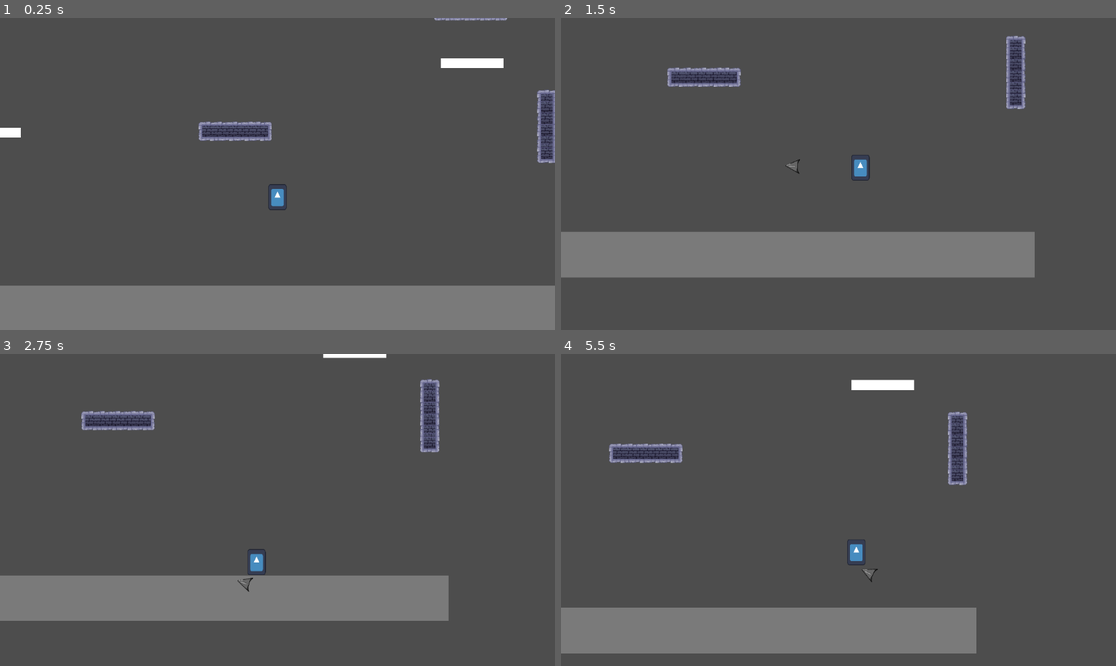
Above: before the commit, frames 1-4 (two rows, left to right).
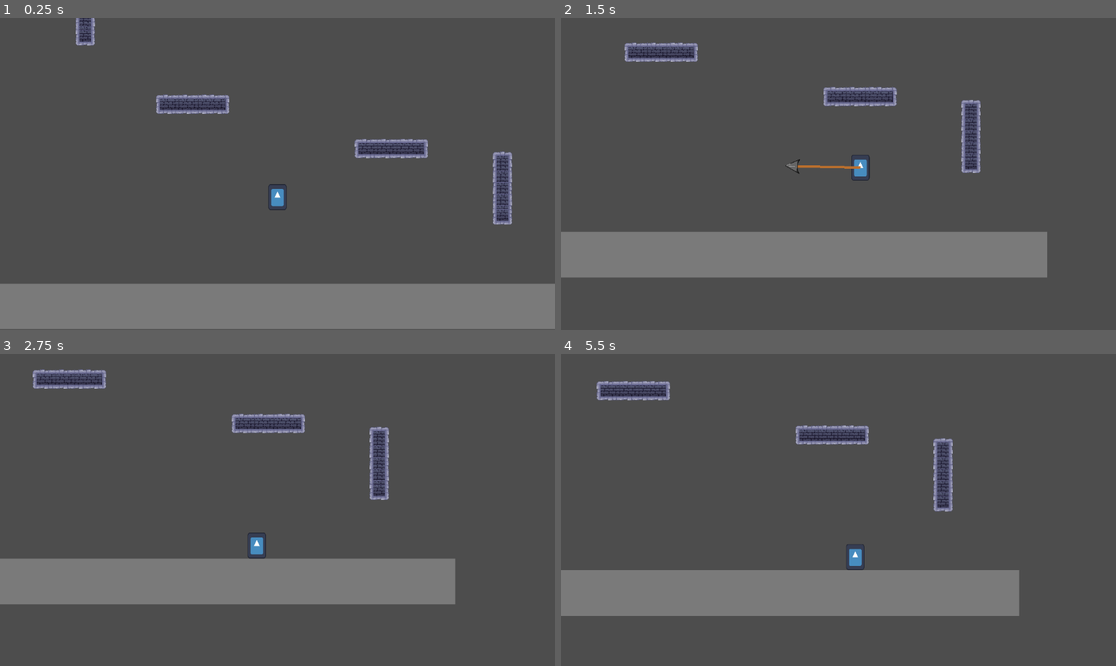
Above: after the commit, the same moments.

Repository: SuatMartin/Plunger-Grappler
Game: Godot game, scene res://Levels/test_level.tscn
Two runs of this game, one before a commit and one after it. Both use one fixed random seed, a clock stepped at 60 frames per second and the inputs below. Before the commit the project starts from res://Levels/level2.tscn. The engine's default icon, where the game draws it, is replaced by a stand-in: a white triangle on a blue panel in a dark square.
Inputs (mouse positions are in pixels of both pictures, inside the frame that each line leads up to):
- Up to frame 1 (0.25 s): no input
- Up to frame 2 (1.5 s): move the mouse to (960, 158) at 0.52 s; hold Right mouse button (release) 0.53-1.28 s; hold D (right) from 0.53 s (still down); tap Space (jump) at 0.77 s; move the mouse to (727, 189) at 1.27 s; click (727, 189) at 1.35 s
- Up to frame 3 (2.75 s): tap Space (jump) at 1.52 s; move the mouse to (333, 441) at 2.02 s; release D (right) at 2.03 s; hold A (left) from 2.03 s (still down); hold Right mouse button (release) from 2.03 s (still down)
- Up to frame 4 (5.5 s): move the mouse to (810, 572) at 2.77 s; release A (left) at 2.78 s; release Right mouse button (release) at 2.78 s; hold D (right) 2.78-4.28 s; click (810, 572) at 2.85 s; tap Space (jump) at 3.02, 3.77, 4.52 s; move the mouse to (1005, 556) at 3.52 s; hold Right mouse button (release) 3.53-4.28 s; move the mouse to (672, 463) at 4.27 s; hold A (left) 4.28-5.03 s; click (672, 463) at 4.35 s; move the mouse to (866, 510) at 5.02 s; hold D (right) from 5.03 s (still down); hold Right mouse button (release) from 5.03 s (still down)

The runs differ from the first frame. In frame 1, 4.4% of the frame differs, in the area x 0-100%, y 0-100%; in frame 2, 3.3%; in frame 3, 12%; in frame 4, 22%, in the area x 0-83%, y 8-96%.
Error before the commit: Invalid assignment of property or key 'visible' with value of type 'bool' on a base object of type 'null instance'. (res://Objects/Plunger/plunger.gd:32)

Commit message:
lvl3 and 4 updated

Diff:
--- /dev/null
+++ b/Levels/Pause.tscn
@@ -0,0 +1,44 @@
+[gd_scene load_steps=3 format=3 uid="uid://c7xq3uvwnhub6"]
+
+[ext_resource type="Texture2D" uid="uid://cha0axgg5262a" path="res://icon.svg" id="1_kbirc"]
+
+[sub_resource type="LabelSettings" id="LabelSettings_smgpi"]
+font_size = 100
+font_color = Color(0, 0.513726, 0.207843, 1)
+
+[node name="Control" type="Control"]
+layout_mode = 3
+anchors_preset = 15
+anchor_right = 1.0
+anchor_bottom = 1.0
+grow_horizontal = 2
+grow_vertical = 2
+
+[node name="ColorRect" type="ColorRect" parent="."]
+offset_right = 1153.0
+offset_bottom = 647.0
+color = Color(0.239216, 0.235294, 0.368627, 1)
+
+[node name="Label" type="Label" parent="."]
+offset_left = 216.0
+offset_top = 65.0
+offset_right = 999.0
+offset_bottom = 202.0
+text = "Paused"
+label_settings = SubResource("LabelSettings_smgpi")
+horizontal_alignment = 1
+
+[node name="TextureRect" type="TextureRect" parent="."]
+offset_left = 51.0
+offset_top = 83.0
+offset_right = 179.0
+offset_bottom = 211.0
+texture = ExtResource("1_kbirc")
+
+[node name="Button" type="Button" parent="."]
+offset_left = 418.0
+offset_top = 252.0
+offset_right = 796.0
+offset_bottom = 356.0
+theme_override_font_sizes/font_size = 70
+text = "Resume"
--- a/Levels/level3.tscn
+++ b/Levels/level3.tscn
@@ -1912,7 +1912,7 @@
 can_double_jump = false
 
 [node name="Platform" type="StaticBody2D" parent="."]
-position = Vector2(935, 747)
+position = Vector2(-248, -579)
 
 [node name="CollisionShape2D" type="CollisionShape2D" parent="Platform"]
 position = Vector2(9.5, 42)
@@ -1926,7 +1926,7 @@
 layer_0/tile_data = PackedInt32Array(-8, 0, 1, 65528, 0, 2, 131064, 0, 3, -7, 65536, 1, 65529, 65536, 2, 131065, 65536, …(1536 unchanged characters)…
 
 [node name="Wall" type="StaticBody2D" parent="."]
-position = Vector2(1247, 608)
+position = Vector2(145, -2265)
 
 [node name="CollisionShape2D" type="CollisionShape2D" parent="Wall"]
 position = Vector2(51, -6)
@@ -1941,7 +1941,7 @@
 layer_0/tile_data = PackedInt32Array(-458753, 1, 1, -393217, 1, 2, -524288, 65537, 1, -458752, 65537, 2, -327681, 1, 2, …(1643 unchanged characters)…
 
 [node name="Platform2" type="StaticBody2D" parent="."]
-position = Vector2(610, 750)
+position = Vector2(-236, 462)
 
 [node name="CollisionShape2D" type="CollisionShape2D" parent="Platform2"]
 position = Vector2(6, 42)
@@ -1955,7 +1955,7 @@
 layer_0/tile_data = PackedInt32Array(-8, 0, 1, 65528, 0, 2, 131064, 0, 3, -7, 65536, 1, 65529, 65536, 2, 131065, 65536, …(1536 unchanged characters)…
 
 [node name="Wall2" type="StaticBody2D" parent="."]
-position = Vector2(676, 511)
+position = Vector2(-884, -2278)
 
 [node name="CollisionShape2D" type="CollisionShape2D" parent="Wall2"]
 position = Vector2(51, -6)
@@ -1976,7 +1976,7 @@
 layer_0/tile_data = PackedInt32Array(-458753, 1, 1, -393217, 1, 2, -524288, 65537, 1, -458752, 65537, 2, -327681, 1, 2, …(1643 unchanged characters)…
 
 [node name="Platform3" type="StaticBody2D" parent="."]
-position = Vector2(431, 573)
+position = Vector2(563, -585)
 
 [node name="CollisionShape2D" type="CollisionShape2D" parent="Platform3"]
 position = Vector2(6, 42)
@@ -1995,7 +1995,7 @@
 layer_0/tile_data = PackedInt32Array(-8, 0, 1, 65528, 0, 2, 131064, 0, 3, -7, 65536, 1, 65529, 65536, 2, 131065, 65536, …(1536 unchanged characters)…
 
 [node name="Wall3" type="StaticBody2D" parent="."]
-position = Vector2(-34, 479)
+position = Vector2(-774, 84)
 
 [node name="CollisionShape2D" type="CollisionShape2D" parent="Wall3"]
 position = Vector2(51, -6)
@@ -2030,7 +2030,7 @@
 layer_0/tile_data = PackedInt32Array(-458753, 1, 1, -393217, 1, 2, -524288, 65537, 1, -458752, 65537, 2, -327681, 1, 2, …(1643 unchanged characters)…
 
 [node name="Platform4" type="StaticBody2D" parent="."]
-position = Vector2(419, 311)
+position = Vector2(1096, -391)
 
 [node name="CollisionShape2D" type="CollisionShape2D" parent="Platform4"]
 position = Vector2(6, 42)
@@ -2042,7 +2042,7 @@
 mesh = SubResource("QuadMesh_5rakl")
 
 [node name="canmovehere" type="StaticBody2D" parent="Platform4"]
-position = Vector2(5, 123)
+position = Vector2(-16, -515)
 
 [node name="CollisionShape2D" type="CollisionShape2D" parent="Platform4/canmovehere"]
 position = Vector2(6, 42)
@@ -2061,7 +2061,7 @@
 layer_0/tile_data = PackedInt32Array(-8, 0, 1, 65528, 0, 2, 131064, 0, 3, -7, 65536, 1, 65529, 65536, 2, 131065, 65536, …(1536 unchanged characters)…
 
 [node name="Platform7" type="StaticBody2D" parent="."]
-position = Vector2(733, 290)
+position = Vector2(-1606, -2778)
 
 [node name="CollisionShape2D" type="CollisionShape2D" parent="Platform7"]
 position = Vector2(6, 42)
@@ -2080,7 +2080,7 @@
 layer_0/tile_data = PackedInt32Array(-8, 0, 1, 65528, 0, 2, 131064, 0, 3, -7, 65536, 1, 65529, 65536, 2, 131065, 65536, …(1536 unchanged characters)…
 
 [node name="Platform8" type="StaticBody2D" parent="."]
-position = Vector2(1037, 523)
+position = Vector2(1796, -943)
 
 [node name="CollisionShape2D" type="CollisionShape2D" parent="Platform8"]
 position = Vector2(6, 42)
@@ -2092,7 +2092,7 @@
 mesh = SubResource("QuadMesh_5rakl")
 
 [node name="canmovehere" type="StaticBody2D" parent="Platform8"]
-position = Vector2(-7, -138)
+position = Vector2(-2, -526)
 
 [node name="CollisionShape2D" type="CollisionShape2D" parent="Platform8/canmovehere"]
 position = Vector2(6, 42)
@@ -2111,7 +2111,7 @@
 layer_0/tile_data = PackedInt32Array(-8, 0, 1, 65528, 0, 2, 131064, 0, 3, -7, 65536, 1, 65529, 65536, 2, 131065, 65536, …(1536 unchanged characters)…
 
 [node name="Wall4" type="StaticBody2D" parent="."]
-position = Vector2(1242, 252)
+position = Vector2(1128, -2263)
 
 [node name="CollisionShape2D" type="CollisionShape2D" parent="Wall4"]
 position = Vector2(51, -6)
@@ -2132,7 +2132,7 @@
 layer_0/tile_data = PackedInt32Array(-458753, 1, 1, -393217, 1, 2, -524288, 65537, 1, -458752, 65537, 2, -327681, 1, 2, …(1643 unchanged characters)…
 
 [node name="Wall5" type="StaticBody2D" parent="."]
-position = Vector2(1031, 161)
+position = Vector2(-1078, -3405)
 
 [node name="CollisionShape2D" type="CollisionShape2D" parent="Wall5"]
 position = Vector2(51, -6)
@@ -2153,7 +2153,7 @@
 layer_0/tile_data = PackedInt32Array(-458753, 1, 1, -393217, 1, 2, -524288, 65537, 1, -458752, 65537, 2, -327681, 1, 2, …(1643 unchanged characters)…
 
 [node name="Wall6" type="StaticBody2D" parent="."]
-position = Vector2(1243, -36)
+position = Vector2(1129, -1967)
 
 [node name="CollisionShape2D" type="CollisionShape2D" parent="Wall6"]
 position = Vector2(51, -6)
@@ -2174,7 +2174,7 @@
 layer_0/tile_data = PackedInt32Array(-458753, 1, 1, -393217, 1, 2, -524288, 65537, 1, -458752, 65537, 2, -327681, 1, 2, …(1643 unchanged characters)…
 
 [node name="Enemy" type="StaticBody2D" parent="."]
-position = Vector2(923, 689)
+position = Vector2(-265, -642)
 
 [node name="CollisionShape2D" type="CollisionShape2D" parent="Enemy"]
 position = Vector2(7, 45)
@@ -2186,7 +2186,7 @@
 mesh = SubResource("QuadMesh_xkj0h")
 
 [node name="Enemy2" type="StaticBody2D" parent="."]
-position = Vector2(414, 251)
+position = Vector2(1088, -465)
 
 [node name="CollisionShape2D" type="CollisionShape2D" parent="Enemy2"]
 position = Vector2(7, 45)
--- a/Levels/level4.tscn
+++ b/Levels/level4.tscn
@@ -1703,7 +1703,7 @@
 can_double_jump = false
 
 [node name="Wall" type="StaticBody2D" parent="."]
-position = Vector2(601, 782)
+position = Vector2(303, 227)
 
 [node name="CollisionShape2D" type="CollisionShape2D" parent="Wall"]
 position = Vector2(51, -6)
@@ -1723,7 +1723,7 @@
 layer_0/tile_data = PackedInt32Array(-458753, 0, 0, -393217, 0, 1, -327681, 0, 2, -262145, 0, 3, -524288, 65536, 0, -45 …(1548 unchanged characters)…
 
 [node name="Platform" type="StaticBody2D" parent="."]
-position = Vector2(-426, 410)
+position = Vector2(169, -3711)
 
 [node name="CollisionShape2D" type="CollisionShape2D" parent="Platform"]
 position = Vector2(52.5, 23)
@@ -1735,7 +1735,7 @@
 mesh = SubResource("QuadMesh_veexf")
 
 [node name="canmovehere" type="StaticBody2D" parent="Platform"]
-position = Vector2(5, 122)
+position = Vector2(-1, 395)
 
 [node name="CollisionShape2D" type="CollisionShape2D" parent="Platform/canmovehere"]
 position = Vector2(52.5, 23)
@@ -1753,7 +1753,7 @@
 layer_0/tile_data = PackedInt32Array(-65530, 0, 0, 6, 0, 1, 65542, 0, 2, 131078, 0, 3, -65529, 65536, 0, 7, 65536, 1, 6 …(1570 unchanged characters)…
 
 [node name="Enemy" type="StaticBody2D" parent="."]
-position = Vector2(659, 579)
+position = Vector2(901, -803)
 
 [node name="CollisionShape2D" type="CollisionShape2D" parent="Enemy"]
 position = Vector2(-3.5, 42)
@@ -1764,20 +1764,8 @@
 scale = Vector2(-78.2983, 41.4331)
 mesh = SubResource("QuadMesh_4l4cj")
 
-[node name="Enemy" type="StaticBody2D" parent="Enemy"]
-position = Vector2(-717, -487)
-
-[node name="CollisionShape2D" type="CollisionShape2D" parent="Enemy/Enemy"]
-position = Vector2(-3.5, 42)
-shape = SubResource("RectangleShape2D_ojdhe")
-
-[node name="PlatformMesh" type="MeshInstance2D" parent="Enemy/Enemy"]
-position = Vector2(-4.2975, 41)
-scale = Vector2(-78.2983, 41.4331)
-mesh = SubResource("QuadMesh_4l4cj")
-
 [node name="Wall2" type="StaticBody2D" parent="."]
-position = Vector2(426, 786)
+position = Vector2(-227, 394)
 
 [node name="CollisionShape2D" type="CollisionShape2D" parent="Wall2"]
 position = Vector2(51, -6)
@@ -1797,7 +1785,7 @@
 layer_0/tile_data = PackedInt32Array(-458753, 0, 0, -393217, 0, 1, -327681, 0, 2, -262145, 0, 1, -524288, 65536, 0, -45 …(1548 unchanged characters)…
 
 [node name="Wall3" type="StaticBody2D" parent="."]
-position = Vector2(696, 783)
+position = Vector2(847, 28)
 
 [node name="CollisionShape2D" type="CollisionShape2D" parent="Wall3"]
 position = Vector2(51, -6)
@@ -1817,7 +1805,7 @@
 layer_0/tile_data = PackedInt32Array(-458753, 0, 0, -393217, 0, 1, -327681, 0, 2, -262145, 0, 1, -524288, 65536, 0, -45 …(1548 unchanged characters)…
 
 [node name="Wall4" type="StaticBody2D" parent="."]
-position = Vector2(872, 786)
+position = Vector2(1227, -184)
 
 [node name="CollisionShape2D" type="CollisionShape2D" parent="Wall4"]
 position = Vector2(51, -6)
@@ -1837,7 +1825,7 @@
 layer_0/tile_data = PackedInt32Array(-458753, 0, 0, -393217, 0, 1, -327681, 0, 2, -262145, 0, 1, -524288, 65536, 0, -45 …(1548 unchanged characters)…
 
 [node name="Enemy2" type="StaticBody2D" parent="."]
-position = Vector2(929, 584)
+position = Vector2(1288, -394)
 
 [node name="CollisionShape2D" type="CollisionShape2D" parent="Enemy2"]
 position = Vector2(-3.5, 42)
@@ -1849,7 +1837,7 @@
 mesh = SubResource("QuadMesh_4l4cj")
 
 [node name="Wall5" type="StaticBody2D" parent="."]
-position = Vector2(1043, 476)
+position = Vector2(-26, -2060)
 
 [node name="CollisionShape2D" type="CollisionShape2D" parent="Wall5"]
 position = Vector2(51, -6)
@@ -1869,7 +1857,7 @@
 layer_0/tile_data = PackedInt32Array(-458753, 0, 0, -393217, 0, 1, -327681, 0, 2, -262145, 0, 1, -524288, 65536, 0, -45 …(1548 unchanged characters)…
 
 [node name="Platform2" type="StaticBody2D" parent="."]
-position = Vector2(876, 318)
+position = Vector2(1149, -3371)
 
 [node name="CollisionShape2D" type="CollisionShape2D" parent="Platform2"]
 position = Vector2(6, 42)
@@ -1887,7 +1875,7 @@
 layer_0/tile_data = PackedInt32Array(-65530, 0, 0, 6, 0, 1, 65542, 0, 2, 131078, 0, 3, -65529, 65536, 0, 7, 65536, 1, 6 …(1570 unchanged characters)…
 
 [node name="Platform3" type="StaticBody2D" parent="."]
-position = Vector2(588, 397)
+position = Vector2(215, -1026)
 
 [node name="CollisionShape2D" type="CollisionShape2D" parent="Platform3"]
 position = Vector2(6, 42)
@@ -1905,7 +1893,7 @@
 layer_0/tile_data = PackedInt32Array(-65530, 0, 0, 6, 0, 1, 65542, 0, 2, 131078, 0, 3, -65529, 65536, 0, 7, 65536, 1, 6 …(1570 unchanged characters)…
 
 [node name="Wall6" type="StaticBody2D" parent="."]
-position = Vector2(-26, 353)
+position = Vector2(839, -603)
 
 [node name="CollisionShape2D" type="CollisionShape2D" parent="Wall6"]
 position = Vector2(51, -6)
@@ -1925,7 +1913,7 @@
 layer_0/tile_data = PackedInt32Array(-458753, 0, 0, -393217, 0, 1, -327681, 0, 2, -262145, 0, 1, -524288, 65536, 0, -45 …(1548 unchanged characters)…
 
 [node name="Platform4" type="StaticBody2D" parent="."]
-position = Vector2(-90, 152)
+position = Vector2(-822, -2584)
 
 [node name="CollisionShape2D" type="CollisionShape2D" parent="Platform4"]
 position = Vector2(6, 42)
@@ -1943,7 +1931,7 @@
 layer_0/tile_data = PackedInt32Array(-65530, 0, 0, 6, 0, 1, 65542, 0, 2, 131078, 0, 3, -65529, 65536, 0, 7, 65536, 1, 6 …(1570 unchanged characters)…
 
 [node name="Wall7" type="StaticBody2D" parent="."]
-position = Vector2(102, 294)
+position = Vector2(-166, -3154)
 
 [node name="CollisionShape2D" type="CollisionShape2D" parent="Wall7"]
 position = Vector2(51, -6)
@@ -1963,7 +1951,7 @@
 layer_0/tile_data = PackedInt32Array(-458753, 0, 0, -393217, 0, 1, -327681, 0, 2, -262145, 0, 1, -524288, 65536, 0, -45 …(1548 unchanged characters)…
 
 [node name="Platform5" type="StaticBody2D" parent="."]
-position = Vector2(398, 154)
+position = Vector2(1878, -3735)
 
 [node name="CollisionShape2D" type="CollisionShape2D" parent="Platform5"]
 position = Vector2(6, 42)
@@ -1981,7 +1969,7 @@
 layer_0/tile_data = PackedInt32Array(-65530, 0, 0, 6, 0, 1, 65542, 0, 2, 131078, 0, 3, -65529, 65536, 0, 7, 65536, 1, 6 …(1570 unchanged characters)…
 
 [node name="Enemy3" type="StaticBody2D" parent="."]
-position = Vector2(659, 579)
+position = Vector2(904, -176)
 
 [node name="CollisionShape2D" type="CollisionShape2D" parent="Enemy3"]
 position = Vector2(-3.5, 42)
@@ -1993,7 +1981,7 @@
 mesh = SubResource("QuadMesh_4l4cj")
 
 [node name="Enemy5" type="StaticBody2D" parent="."]
-position = Vector2(-367, 340)
+position = Vector2(1163, -3415)
 
 [node name="CollisionShape2D" type="CollisionShape2D" parent="Enemy5"]
 position = Vector2(-3.5, 42)
@@ -2005,7 +1993,7 @@
 mesh = SubResource("QuadMesh_4l4cj")
 
 [node name="Enemy4" type="StaticBody2D" parent="."]
-position = Vector2(659, 579)
+position = Vector2(365, 13)
 
 [node name="CollisionShape2D" type="CollisionShape2D" parent="Enemy4"]
 position = Vector2(-3.5, 42)
@@ -2017,7 +2005,7 @@
 mesh = SubResource("QuadMesh_4l4cj")
 
 [node name="Enemy6" type="StaticBody2D" parent="."]
-position = Vector2(427, 89)
+position = Vector2(231, -3783)
 
 [node name="CollisionShape2D" type="CollisionShape2D" parent="Enemy6"]
 position = Vector2(-3.5, 42)
@@ -2029,7 +2017,7 @@
 mesh = SubResource("QuadMesh_4l4cj")
 
 [node name="Wall8" type="StaticBody2D" parent="."]
-position = Vector2(612, 0)
+position = Vector2(746, -1565)
 
 [node name="CollisionShape2D" type="CollisionShape2D" parent="Wall8"]
 position = Vector2(51, -6)
--- a/project.godot
+++ b/project.godot
@@ -11,7 +11,7 @@
 [application]
 
 config/name="PlungerGrappler"
-run/main_scene="res://Levels/level2.tscn"
+run/main_scene="res://Levels/test_level.tscn"
 config/features=PackedStringArray("4.2", "Mobile")
 config/icon="res://icon.svg"
 
